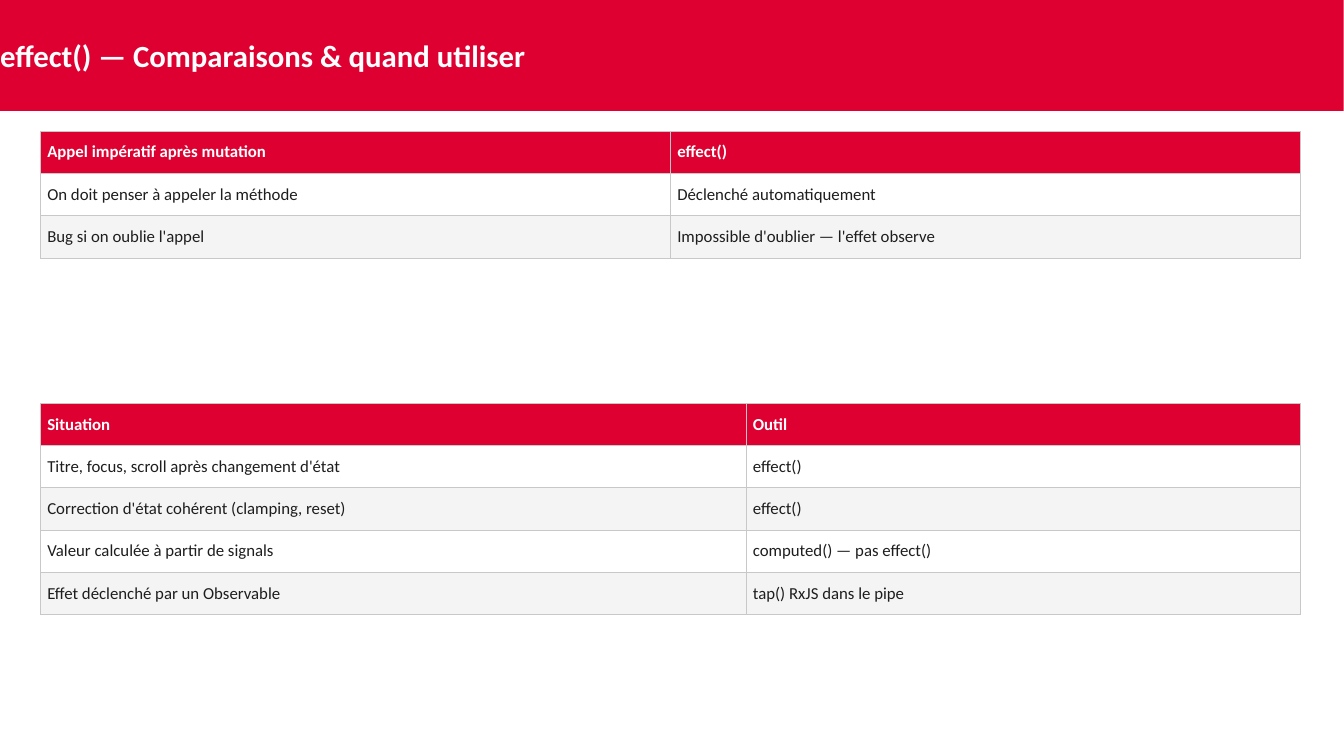
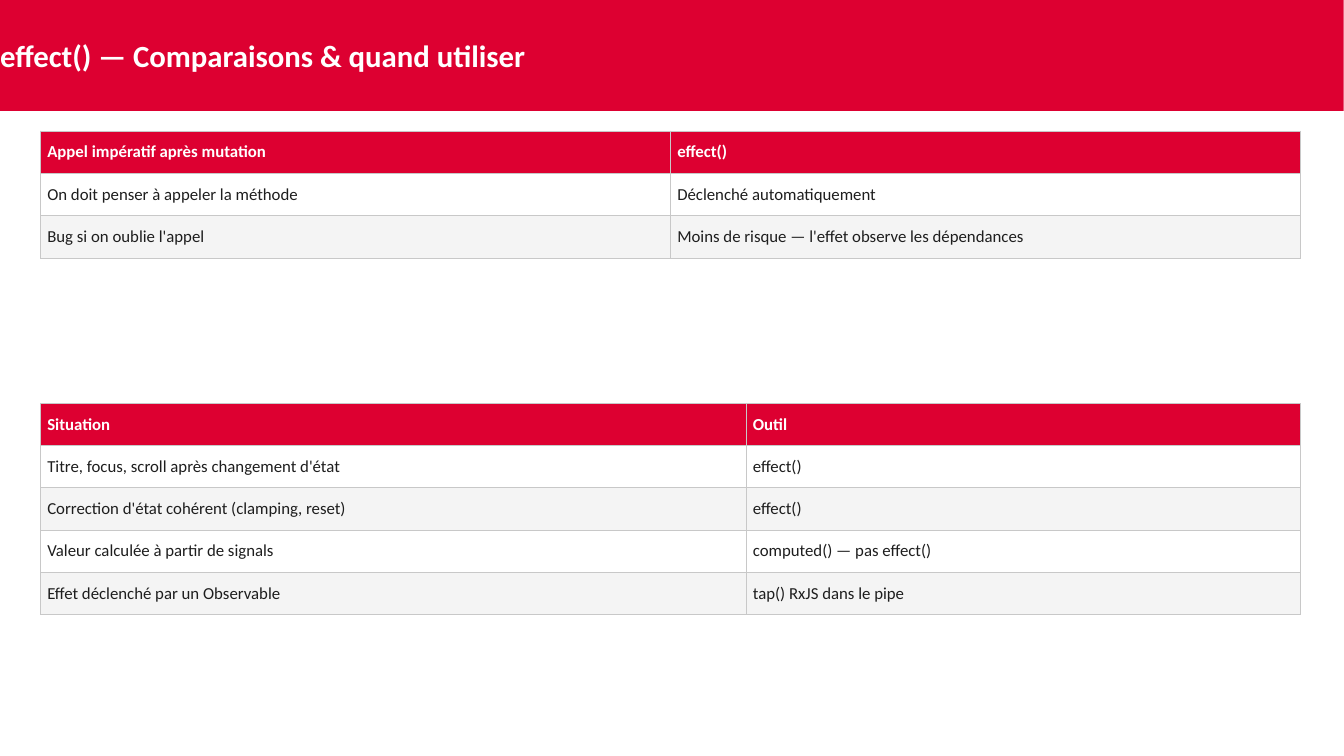
Before and after one commit to AchrafSlaoui/dojo-angular, a slide deck: slide 25 of docs/dojo-signals.pptx (slide 24 before the commit). Drawn at 1344x756 pixels with LibreOffice and Linux fonts; fonts in the diff are those of the drawing. Boxes give left, top, right and bottom in pixels: in the first picture for what was removed or moved away, otherwise in the second. Text is boxed around its words. In the diff, an @@ line names an element or a change of style, - is before the commit and + after.

```diff
--- a/docs/dojo-signals.pptx
+++ b/docs/dojo-signals.pptx
@@ table at box(40, 131, 1301, 249) @@
-row 3, column 2: Impossible d'oublier — l'effet observe
+row 3, column 2: Moins de risque — l'effet observe les dépendances
```
Also in this commit, not shown: 3 other slides changed, 1 slide added, 2 other files.
